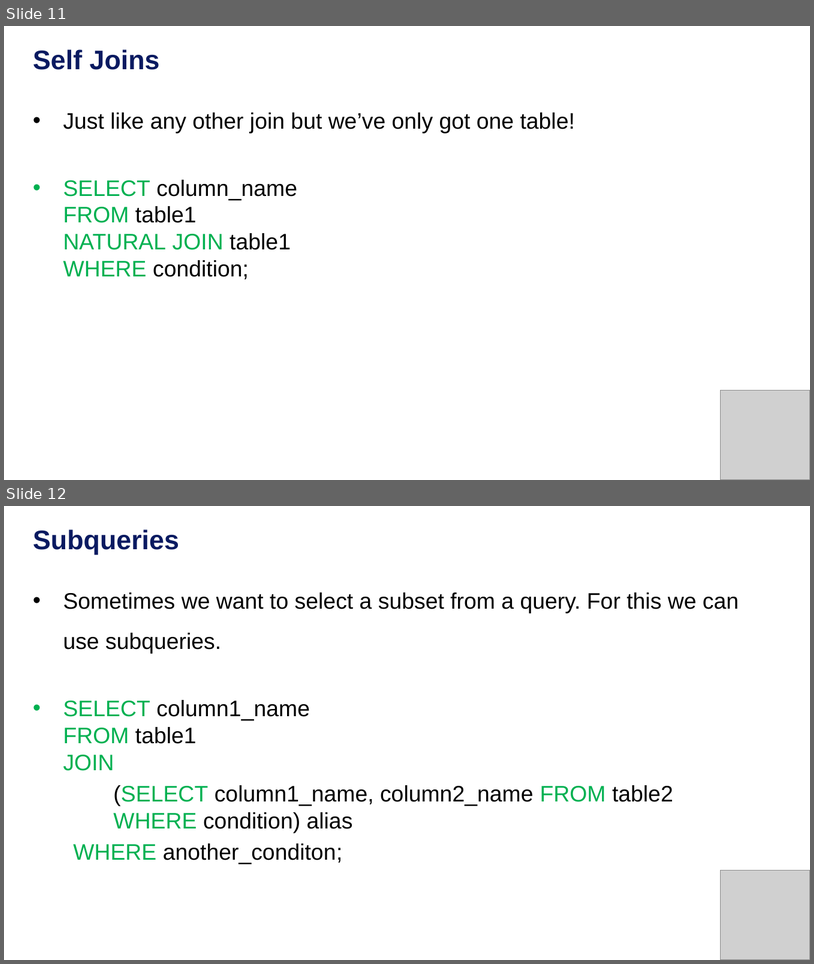
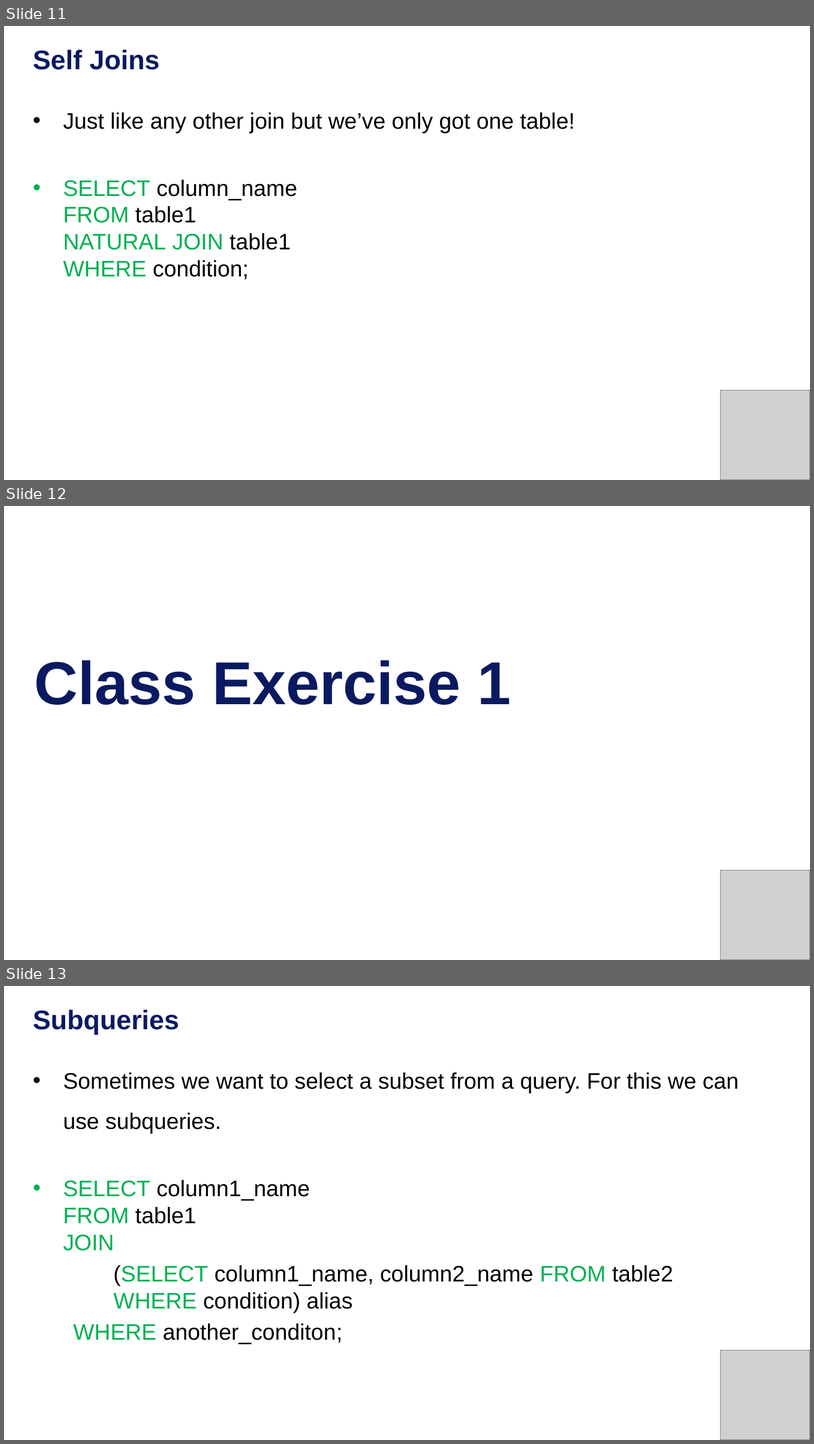
Before and after one commit to warwickdatasciencesociety/deep-dive-into-sql, a slide deck: session-three/session-three-presentation.pptx. Shown one above the other, each under a label of ours: slides 11 and 12 before the commit, slides 11, 12 and 13 after it. The pictures are 814x964 and 814x1444 pixels, drawn with LibreOffice and Linux fonts; fonts in the diff are those of the drawing; grey boxes stand for pictures. Boxes give left, top, right and bottom in pixels: in the first picture for what was removed or moved away, otherwise in the second. Text is boxed around its words. In the diff, an @@ line names an element or a change of style, - is before the commit and + after.

```diff
--- a/session-three/session-three-presentation.pptx
+++ b/session-three/session-three-presentation.pptx
@@ slide 12 added at <box>4,506,810,960</box>, background #FFFFFF @@
@@ title added at <box>34,660,512,705</box>, 54 pt, text #0A1A61, bold @@
+Class Exercise 1
@@ picture added at <box>721,870,810,959</box> @@
@@ what was slide 12 is now slide 13 @@
```
Also in this commit, not shown: 1 other slide added, 5 other files.
